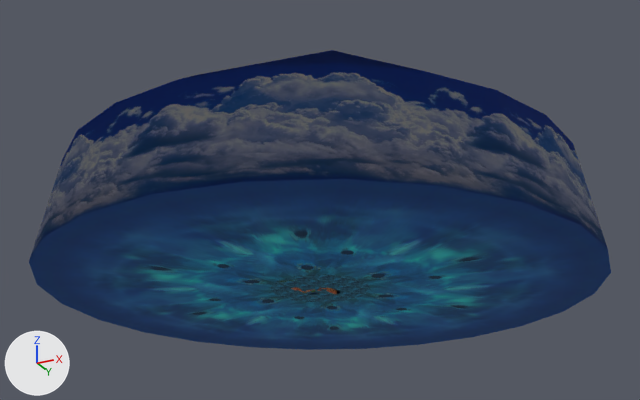
The OBJ model NewSonicThing/res/Models/Levels/SeasideHill/LevelChunks/Chunk4.obj as it was, and as the next commit left it.
One viewpoint serves both versions: a 50 mm lens placed at (67627.0, -120459.0, -44649.0), pointed at (-1199.0, 17192.0, 17294.0). Arrows for +X, +Y and +Z are at lower left; the lights stay in place. Where no turn or scale is listed for an object, it has been applied to the vertices. Vertices at the same position are counted once.

Names of what the first picture shows: 'Chunk4'.
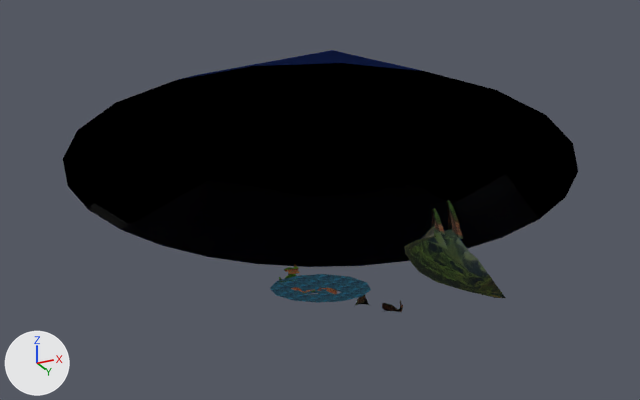
Location of each change, (x1, y1, x2, y2) in pixels of the pictures (640 x 400 px):
'Chunk4', reshaped (11% narrower, 13% shorter): before (29, 50, 611, 350); after (63, 50, 578, 312)
part 1 of me_chunk4, cut back (blue): before (29, 63, 611, 350)

The edits, one by one:
me_chunk4 is used by ob_chunk4; location (0.0, 0.0, 0.0).
me_chunk4 had 5866 vertices, 8668 faces and spanned x -51000.0..49000.0, y -33000.0..67000.0, z -253.0..36138.0.
me_chunk4 now has 5739 vertices, 8424 faces and spans x -47647.0..45647.0, y -29647.0..63647.0, z -253.0..36138.0.
Part 1, on me_chunk4:
127 vertices are removed from x -51000.0..49000.0, y -33000.0..67000.0, z 0.0.
274 faces are deleted.
30 new faces join them, mat_pk1_yas2_png (picture img_pk1_yas2_png).
me_chunk4 no longer uses material mat_k1_umi03_png (picture img_k1_umi03_png).
